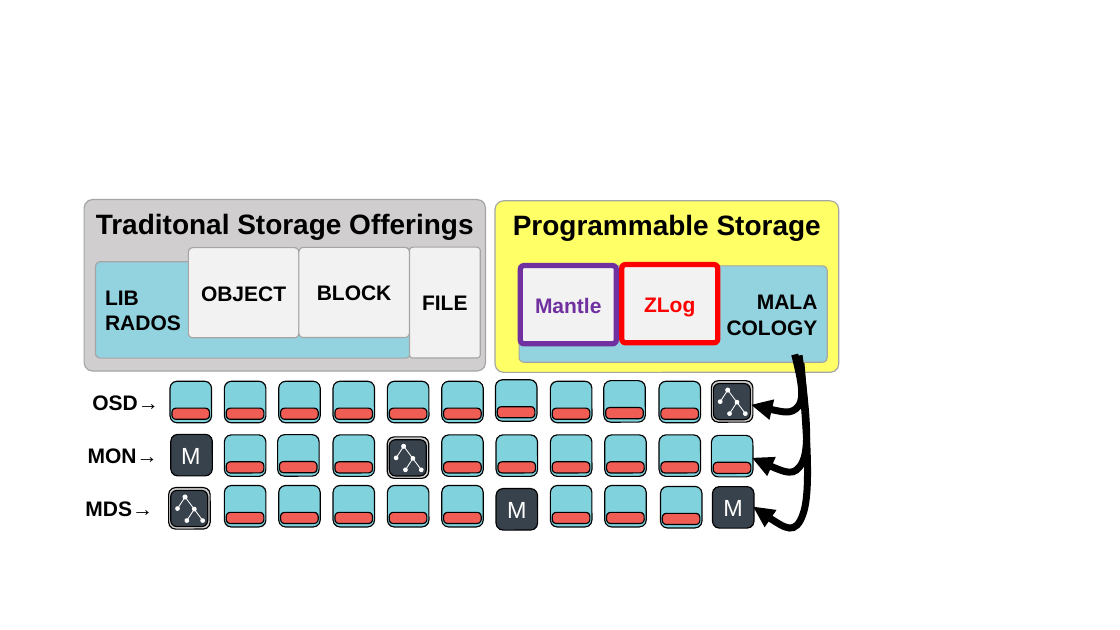
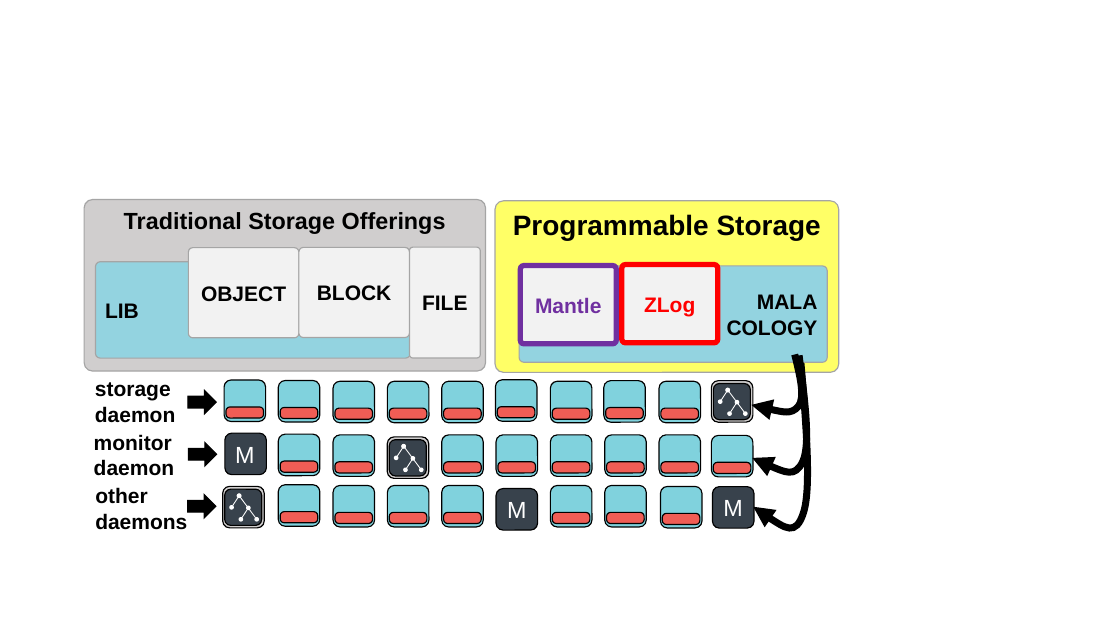
Before and after one commit to michaelsevilla/malacology-popper, a slide deck: slide 3 of paper/figures/figures.pptx. Drawn at 1120x630 pixels with LibreOffice and Linux fonts; fonts in the diff are those of the drawing. Boxes give left, top, right and bottom in pixels: in the first picture for what was removed or moved away, otherwise in the second. Text is boxed around its words. In the diff, an @@ line names an element or a change of style, - is before the commit and + after.

```diff
--- a/paper/figures/figures.pptx
+++ b/paper/figures/figures.pptx
@@ text in rounded rectangle at [124,212,446,234]: text changed; size 24 to 20 pt @@
-Traditonal Storage Offerings
+Traditional Storage Offerings
@@ text in rounded rectangle at [105,315,181,331]: paragraph removed @@
-RADOS
@@ text at [95,382,175,423]: text changed @@
-OSD→
+storage
+daemon
@@ rounded rectangle removed at [224,381,266,423] @@
@@ right arrow added at [188,391,217,414], fill #000000, outline #000000 1 pt @@
@@ rounded rectangle removed at [226,408,264,419] @@
@@ text at [94,434,174,476]: text changed @@
-MON→
+monitor
+daemon
@@ right arrow added at [188,443,217,466], fill #000000, outline #000000 1 pt @@
@@ rounded rectangle removed at [224,435,266,476] @@
@@ rounded rectangle removed at [226,462,264,473] @@
@@ text at [95,487,187,530]: text changed @@
-MDS→
+other
+daemons
@@ right arrow added at [187,495,216,518], fill #000000, outline #000000 1 pt @@
@@ rounded rectangle removed at [224,486,266,527] @@
@@ 5 rounded rectangles, 3 double arrows: place and size @@
-5 rounded rectangles, 3 double arrows at [169,381,212,528]
+5 rounded rectangles, 3 double arrows at [223,380,266,528]
@@ rounded rectangle removed at [226,513,264,523] @@
```
Also in this commit, not shown: 3 other files.
